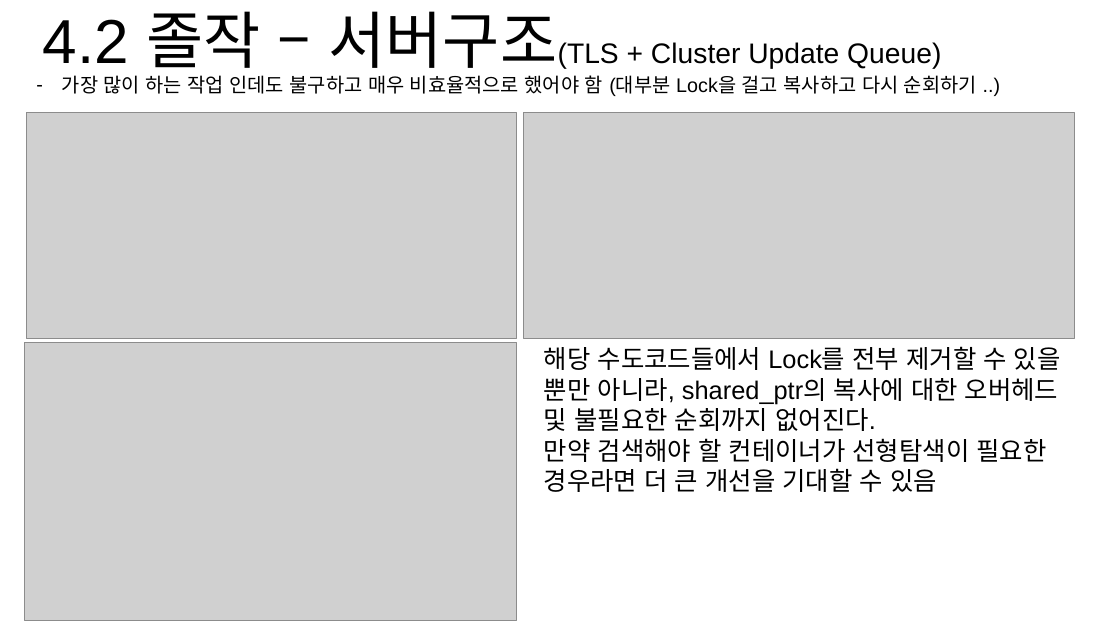
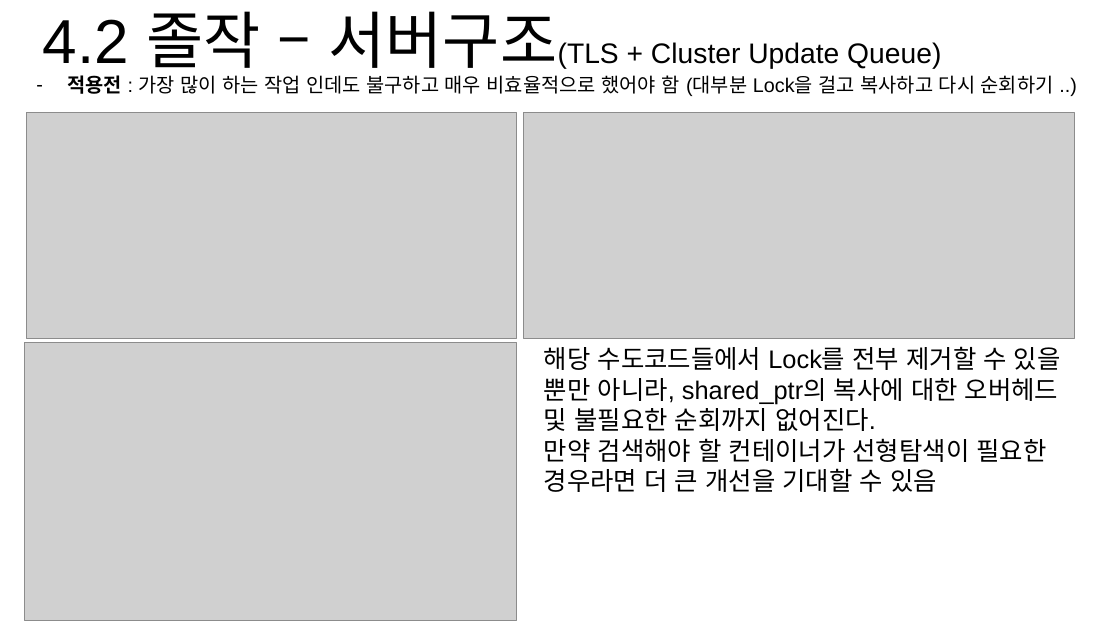
Before and after one commit to hypernagox/FYP_Evergreen, a slide deck: slide 7 of 포트폴리오/서버_최재혁/포트폴리오.pptx. Drawn at 1120x630 pixels with LibreOffice and Linux fonts; fonts in the diff are those of the drawing; grey boxes stand for pictures. Boxes give left, top, right and bottom in pixels: in the first picture for what was removed or moved away, otherwise in the second. Text is boxed around its words. In the diff, an @@ line names an element or a change of style, - is before the commit and + after.

```diff
--- a/포트폴리오/서버_최재혁/포트폴리오.pptx
+++ b/포트폴리오/서버_최재혁/포트폴리오.pptx
@@ text at <box>67,75,1054,96</box>: text changed @@
-– 가장 많이 하는 작업 인데도 불구하고 매우 비효율적으로 했어야 함 (대부분 Lock을 걸고 복사하고 다시 순회하기 ..)
+– 적용전 : 가장 많이 하는 작업 인데도 불구하고 매우 비효율적으로 했어야 함 (대부분 Lock을 걸고 복사하고 다시 순회하기 ..)
```
Also in this commit, not shown: 6 other slides changed, 1 other file.
